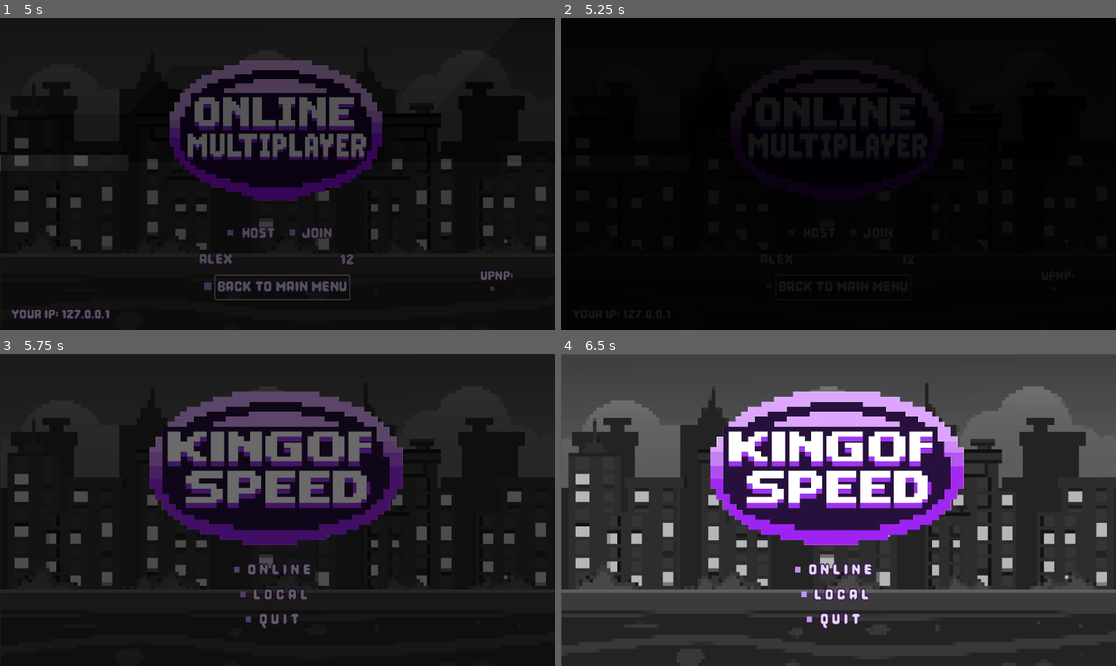
Above: before the commit, frames 1-4 (two rows, left to right).
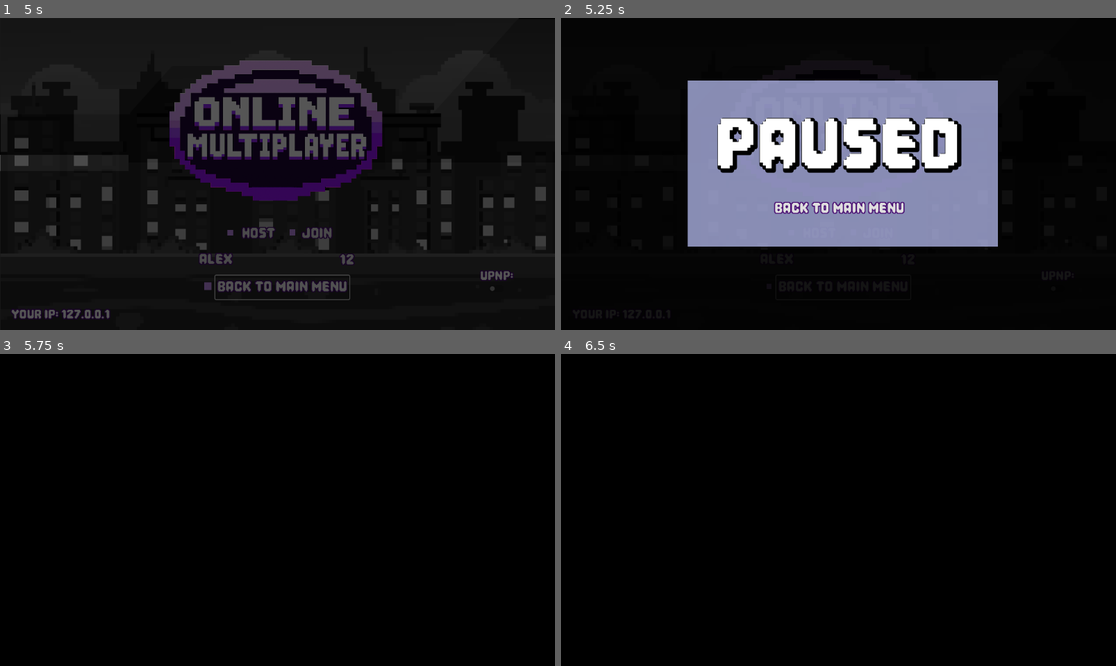
Above: after the commit, the same moments.

Repository: Puhalenthi/King-of-Speed
Game: Godot game, scene res://Scenes/MainMenu.tscn
Two runs of this game, one before a commit and one after it. Both use one fixed random seed, a clock stepped at 60 frames per second and the inputs below.
Inputs (mouse positions are in pixels of both pictures, inside the frame that each line leads up to):
- Up to frame 1 (5 s): tap Enter at 0.5 s; move the mouse to (399, 158) at 0.52 s; hold Right (move_right) 0.53-1.25 s; tap P at 0.6, 2.3 s; tap Z (jump) at 0.77, 2.27 s; click "O N L I N E" at 1.25 s; move the mouse to (166, 189) at 2.02 s; hold Right (move_right) 2.03-2.75 s; tap Space (boost) at 2.1 s; click "L O C A L" at 2.75 s; click (344, 261) at 3.52 s; type "12" at 3.6 s; click (216, 261) at 3.75 s; type "Alex" at 3.83 s; click "Back to Main Menu" at 4.25 s
- Up to frame 2 (5.25 s): move the mouse to (894, 105) at 5.02 s; hold Left (move_left) from 5.03 s (still down); tap P at 5.1 s
- Up to frame 3 (5.75 s): keep holding Left (move_left)
- Up to frame 4 (6.5 s): move the mouse to (810, 572) at 5.77 s; release Left (move_left) at 5.78 s; hold Right (move_right) from 5.78 s (still down); tap P at 5.85 s; tap Z (jump) at 6.02 s

Frame 1 is identical in both runs. In frame 2, 28% of the frame differs, in the area x 22-79%, y 20-74%; in frame 3, 47%; in frame 4, 99%, in the area x 0-100%, y 0-100%.

Commit message:
pause menu

Diff:
--- a/kingofspeed/Scenes/OnlineMap.tscn
+++ b/kingofspeed/Scenes/OnlineMap.tscn
@@ -10,6 +10,7 @@
 [ext_resource type="Script" uid="uid://df7uiyeodrp64" path="res://Scenes/33.gd" id="8_mbgw2"]
 [ext_resource type="PackedScene" uid="uid://x367r2ypk5m4" path="res://Scenes/color_rect.tscn" id="9_eyoeu"]
 [ext_resource type="PackedScene" uid="uid://rkmlckfyvcx7" path="res://Scenes/testMapNoPlayer.tscn" id="10_ovdqi"]
+[ext_resource type="PackedScene" uid="uid://c0k3a62l6phb2" path="res://pause_menu.tscn" id="11_mebwe"]
 
 [sub_resource type="StyleBoxFlat" id="StyleBoxFlat_3ani7"]
 bg_color = Color(0.6, 0.6, 0.6, 0)
@@ -478,6 +479,8 @@
 [node name="MultiplayerSpawner" type="MultiplayerSpawner" parent="."]
 _spawnable_scenes = PackedStringArray("uid://b84xvofva7ep7")
 spawn_path = NodePath("..")
+
+[node name="pause menu" parent="." instance=ExtResource("11_mebwe")]
 
 [connection signal="mouse_entered" from="CanvasLayer/HostButton" to="CanvasLayer/ColorRect" method="_on_host_button_mouse_entered"]
 [connection signal="mouse_exited" from="CanvasLayer/HostButton" to="CanvasLayer/ColorRect" method="_on_host_button_mouse_exited"]
--- a/kingofspeed/Scenes/online_map.gd
+++ b/kingofspeed/Scenes/online_map.gd
@@ -14,10 +14,30 @@
 var nonlocal = true
 
 func _ready():
-	# initial fade-in
+	# Set this node to always process so it works when paused
+	process_mode = Node.PROCESS_MODE_ALWAYS
+
+	# Hide pause menu and set it to always process
+	$"pause menu".hide()
+	$"pause menu".process_mode = Node.PROCESS_MODE_ALWAYS
+
+	# Your existing code
 	$CanvasLayer/fade/Timer.start()
 	$CanvasLayer/fade/AnimationPlayer.play("fadeout")
 	$CanvasLayer/CurrentIP.text = get_local_ip()
+
+func _input(event):
+	if event is InputEventKey and event.pressed and event.keycode == KEY_P:
+		var pause_menu = $"pause menu"
+		if pause_menu.visible:
+			pause_menu.hide()
+			get_tree().paused = false
+		else:
+			pause_menu.show()
+			get_tree().paused = true
+
+
+
 
 func _on_timer_timeout() -> void:
 	$CanvasLayer/fade.hide()
--- a/kingofspeed/Scripts/BackToMain.gd
+++ b/kingofspeed/Scripts/BackToMain.gd
@@ -1,6 +1 @@
 extends Button
-
-
-
-#func _on_pressed():
-	#get_tree().change_scene_to_file("res://Scenes/MainMenu.tscn")
--- /dev/null
+++ b/kingofspeed/pause_menu.gd
@@ -0,0 +1,5 @@
+extends CanvasLayer
+
+
+func _on_back_to_main_pressed() -> void:
+	get_tree().change_scene_to_file("res://Scenes/MainMenu.tscn")
--- /dev/null
+++ b/kingofspeed/pause_menu.tscn
@@ -0,0 +1,50 @@
+[gd_scene load_steps=5 format=3 uid="uid://c0k3a62l6phb2"]
+
+[ext_resource type="FontFile" uid="uid://q4s1an2fkmo4" path="res://Pixel Game.otf" id="1_hdmo1"]
+[ext_resource type="Script" uid="uid://b8yvycvxjhugl" path="res://pause_menu.gd" id="1_nwcfo"]
+
+[sub_resource type="StyleBoxFlat" id="StyleBoxFlat_hdmo1"]
+bg_color = Color(0.6, 0.6, 0.6, 0)
+
+[sub_resource type="StyleBoxFlat" id="StyleBoxFlat_nwcfo"]
+bg_color = Color(0.6, 0.6, 0.6, 0)
+
+[node name="pause menu" type="CanvasLayer"]
+script = ExtResource("1_nwcfo")
+
+[node name="ColorRect" type="ColorRect" parent="."]
+offset_left = 263.0
+offset_top = 130.0
+offset_right = 907.0
+offset_bottom = 475.0
+color = Color(0.756863, 0.780392, 1, 0.701961)
+
+[node name="Label" type="Label" parent="."]
+offset_left = 55.0
+offset_top = 68.0
+offset_right = 1094.0
+offset_bottom = 477.0
+theme_override_colors/font_shadow_color = Color(0, 0, 0, 1)
+theme_override_constants/shadow_offset_x = 4
+theme_override_constants/shadow_offset_y = 4
+theme_override_constants/shadow_outline_size = 20
+theme_override_fonts/font = ExtResource("1_hdmo1")
+theme_override_font_sizes/font_size = 200
+text = "Paused"
+horizontal_alignment = 1
+vertical_alignment = 1
+
+[node name="BackToMain" type="Button" parent="."]
+offset_left = 439.0
+offset_top = 372.0
+offset_right = 717.0
+offset_bottom = 421.0
+theme_override_colors/font_outline_color = Color(0.282353, 0.0509804, 0.447059, 1)
+theme_override_constants/outline_size = 8
+theme_override_fonts/font = ExtResource("1_hdmo1")
+theme_override_font_sizes/font_size = 40
+theme_override_styles/hover = SubResource("StyleBoxFlat_hdmo1")
+theme_override_styles/normal = SubResource("StyleBoxFlat_nwcfo")
+text = "Back to Main Menu"
+
+[connection signal="pressed" from="BackToMain" to="." method="_on_back_to_main_pressed"]
--- a/kingofspeed/project.godot
+++ b/kingofspeed/project.godot
@@ -72,3 +72,8 @@
 "events": [Object(InputEventJoypadButton,"resource_local_to_scene":false,"resource_name":"","device":-1,"button_index":2,"pressure":0.0,"pressed":true,"script":null)
 ]
 }
+KEY_P={
+"deadzone": 0.2,
+"events": [Object(InputEventKey,"resource_local_to_scene":false,"resource_name":"","device":0,"window_id":0,"alt_pressed":false,"shift_pressed":false,"ctrl_pressed":false,"meta_pressed":false,"pressed":false,"keycode":0,"physical_keycode":80,"key_label":0,"unicode":0,"location":0,"echo":false,"script":null)
+]
+}
Not shown: 1 places in kingofspeed/Scenes/OnlineMap.tscn that only renumber resources
Not shown, added: kingofspeed/pause_menu.gd.uid
